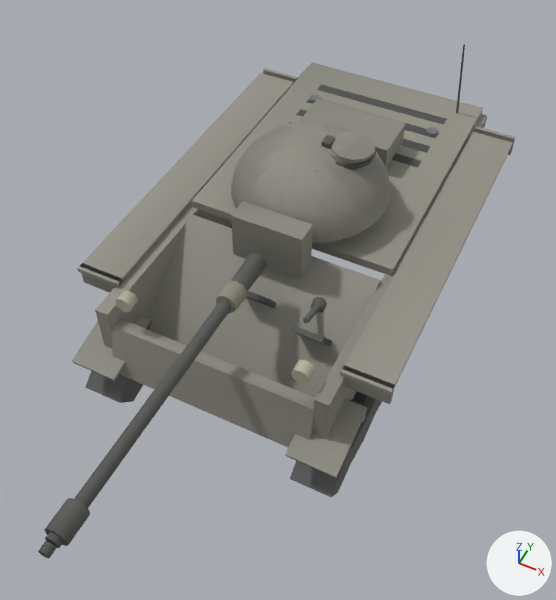
Before and after pictures for a commit that changed the glTF model client/assets/models/lorr40t.glb.
Rendered twice from a 50 mm camera at (3.16, -7.47, 8.75) aimed at (0.17, -1.5, 1.28). The axes (+X, +Y, +Z) are drawn at lower right. The lights are the same throughout. The older version comes first. Where no turn or scale is listed for an object, it has been applied to the vertices. Vertices at exactly the same position are counted once.

In view in the first picture: 'barrel', 'glacis', 'hullSide', 'hullTop', 'lowerPlate', 'mantlet', 'tracks', 'turretFront', 'turretRear', 'turretRoof', 'turretSide' and 3 more.
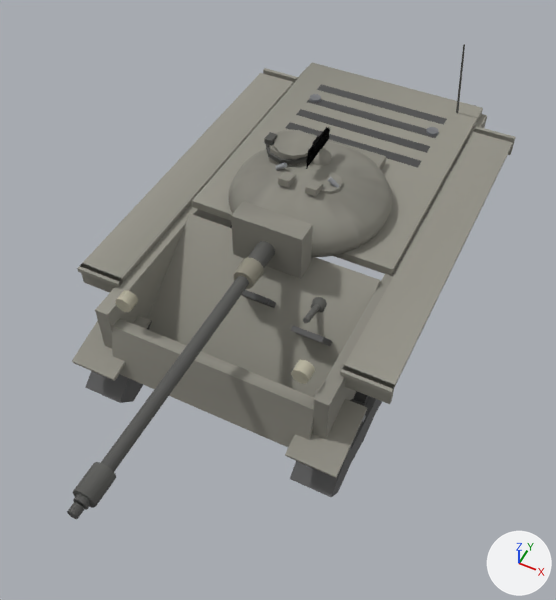
What the commit changed:
me_mesh_22 is used by ob_turretfront; location (0.0, -0.2, 1.79).
me_mesh_22 had 67 vertices, 110 faces and spanned x -0.716..0.716, y -1.05..0.0, z 0.33..1.086.
me_mesh_22 now has 88 vertices, 140 faces and spans x -0.947..0.947, y -1.092..-0.005, z 0.0..0.64.
me_mesh_22 part 1: the whole mesh is rebuilt.
me_mesh_23 is used by ob_turretside; location (0.0, -0.2, 1.79).
me_mesh_23 had 132 vertices, 222 faces and spanned x -1.0..1.05, y -0.77..1.05, z 0.31..1.09.
me_mesh_23 now has 181 vertices, 282 faces and spans x -1.09..1.09, y -0.54..0.8, z 0.0..0.64.
me_mesh_23 part 2: a new loose piece of 88 vertices spanning x 0.01..1.09, y -0.54..0.8, z 0.0..0.64, in mat_turretside_mat.
me_mesh_23 part 3: a new loose piece of 88 vertices spanning x -1.09..-0.01, y -0.54..0.8, z 0.0..0.64, in mat_turretside_mat.
me_mesh_23 part 4: 127 vertices removed from x -1.0..1.05, y -0.77..1.05, z 0.33..1.09.
me_mesh_24 is used by ob_turretrear; location (0.0, -0.2, 1.79).
me_mesh_24 had 75 vertices, 122 faces and spanned x -1.05..0.68, y -0.97..1.7, z 0.16..1.09.
me_mesh_24 now has 96 vertices, 152 faces and spans x -0.74..0.75, y 0.01..1.24, z -0.07..0.64.
me_mesh_24 part 5: a new loose piece, a box spanning x -0.6..0.6, y 0.69..1.24, z -0.07..0.2, in mat_turretrear_mat.
me_mesh_24 part 6: a new loose piece of 88 vertices spanning x -0.74..0.75, y 0.01..1.09, z 0.0..0.64, in mat_turretrear_mat.
me_mesh_24 part 7: the loose piece of 67 vertices spanning x -1.05..0.0, y -0.97..0.33, z 0.33..1.09 is deleted.
me_mesh_24 part 8: 8 vertices removed from x -0.68..0.68, y 1.0..1.7, z 0.16..0.5.
me_mesh_25 is used by ob_turretroof; location (0.0, -0.2, 1.79).
me_mesh_25 had 281 vertices, 480 faces and spanned x -0.651..0.783, y -0.651..0.651, z 0.745..1.135.
me_mesh_25 now has 253 vertices, 432 faces and spans x -0.741..0.473, y -0.433..0.6, z 0.554..1.06.
me_mesh_25 part 9: the loose piece of 22 vertices spanning x 0.133..0.749, y -0.174..0.474, z 0.865..1.063 is moved by (-0.861, 0.112, -0.311).
me_mesh_25 part 10: the loose piece of 22 vertices spanning x 0.12..0.762, y -0.188..0.488, z 0.951..1.014 is moved by (-0.861, 0.113, -0.311).
me_mesh_25 part 11: the loose piece of 22 vertices spanning x 0.225..0.783, y -0.145..0.391, z 1.054..1.099 is moved by (-0.861, 0.112, -0.311).
me_mesh_25 part 12: the loose piece of 8 vertices spanning x 0.135..0.243, y -0.021..0.141, z 1.063..1.135 is moved by (-0.861, 0.113, -0.311).
me_mesh_25 part 13: the loose piece of 41 vertices spanning x -0.16..0.16, y 0.124..0.443, z 0.905..1.065 is moved by (0.0, 0.0, -0.298).
me_mesh_25 part 14: the loose piece of 22 vertices spanning x 0.073..0.473, y -0.304..0.115, z 0.86..0.91 is moved by (0.0, 0.0, -0.298).
me_mesh_25 part 15: the loose piece of 8 vertices spanning x -0.266..-0.116, y -0.433..-0.222, z 0.886..1.005 is moved by (0.0, 0.0, -0.298).
me_mesh_25 part 16: the loose piece of 8 vertices spanning x 0.116..0.266, y -0.433..-0.222, z 0.886..1.005 is moved by (0.0, 0.0, -0.298).
me_mesh_25 part 17: the loose piece of 14 vertices spanning x -0.451..-0.291, y -0.158..-0.094, z 0.874..1.017 is moved by (0.0, 0.0, -0.298).
me_mesh_25 part 18: the loose piece of 14 vertices spanning x 0.291..0.451, y -0.158..-0.094, z 0.874..1.017 is moved by (0.0, 0.0, -0.298).
Other edits to the shape of me_mesh_25 do not show in these pictures.
Object 'barrel' (ob_barrel) moves from (0.0, -1.75, 2.12) to (0.0, -1.33, 2.12).

Changed parts and their boxes (x1, y1, x2, y2) in the pictures (556 x 600 px; the box of a moved part takes in the faces that stretch with it):
'barrel', moved: before (38, 253, 266, 559); after (67, 241, 275, 519)
'turretFront', reshaped (29% wider, 13% shorter): before (235, 142, 337, 243); after (228, 170, 360, 258)
'turretSide', reshaped: before (271, 121, 390, 241); after (228, 148, 392, 247)
'turretRear', reshaped: before (231, 99, 405, 209); after (309, 133, 386, 170)
'turretRoof', reshaped: before (278, 127, 376, 172); after (264, 127, 343, 196)
part 2 of me_mesh_23, added: after (312, 165, 392, 247)
part 3 of me_mesh_23, added: after (228, 148, 311, 198)
part 4 of me_mesh_23, deleted: before (271, 121, 390, 241)
part 5 of me_mesh_24, added: after (309, 133, 386, 170)
part 6 of me_mesh_24, added: after (309, 141, 380, 169)
part 7 of me_mesh_24, deleted: before (231, 130, 312, 209)
part 8 of me_mesh_24, deleted: before (299, 99, 405, 167)
part 9 of me_mesh_25, moved or reshaped: before (328, 132, 374, 171); after (267, 129, 308, 166)
part 10 of me_mesh_25, moved or reshaped: before (335, 150, 376, 170); after (266, 144, 307, 165)
part 11 of me_mesh_25, moved or reshaped: before (332, 133, 375, 163); after (274, 130, 315, 159)
part 12 of me_mesh_25, moved or reshaped: before (321, 135, 335, 149); after (264, 132, 277, 145)
part 13 of me_mesh_25, moved or reshaped: before (318, 128, 328, 132); after (311, 147, 332, 166)
part 14 of me_mesh_25, moved or reshaped (not visible before): after (320, 172, 343, 194)
part 15 of me_mesh_25, moved or reshaped (not visible before): after (278, 171, 296, 188)
part 16 of me_mesh_25, moved or reshaped (not visible before): after (305, 180, 323, 196)
part 17 of me_mesh_25, moved or reshaped (not visible before): after (275, 162, 287, 170)
part 18 of me_mesh_25, moved or reshaped (not visible before): after (328, 177, 340, 188)
